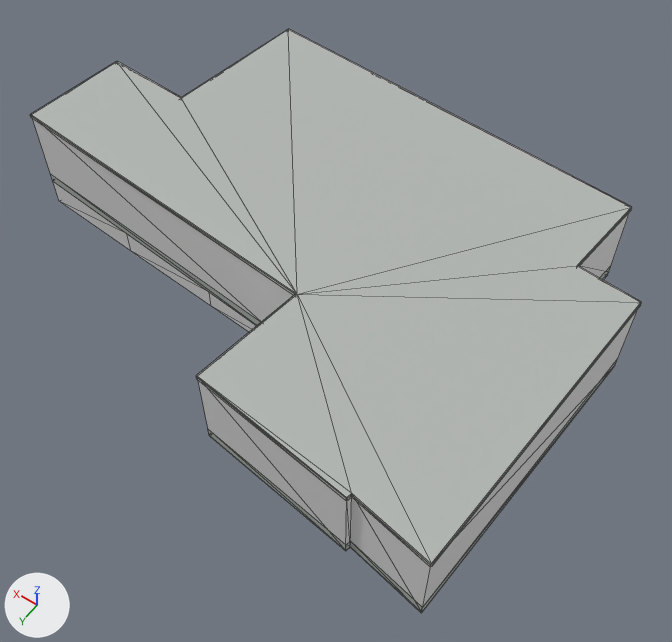
A saved change to the glTF model public/models/buildings/osm-way-166375027.glb.
The view is the same before and after, from a 50 mm camera at (-12.5, 15.7, 23.2) aimed at (-1.8, 0.8, -0.3). The lights are fixed; the arrows at lower left show +X, +Y and +Z. The older version comes first. Mesh edges are drawn as thin lines. Where no turn or scale is listed for an object, it has been applied to the vertices. Vertices at exactly the same position are counted once.

In view in the first picture: 'building foundation 166375027', 'reality 166375027 near reality aged pale plaster', 'reality 166375027 near reality concrete plinth', 'reality 166375027 near reality flat weathered roof', 'reality 166375027 near reality pale aluminum sill'.
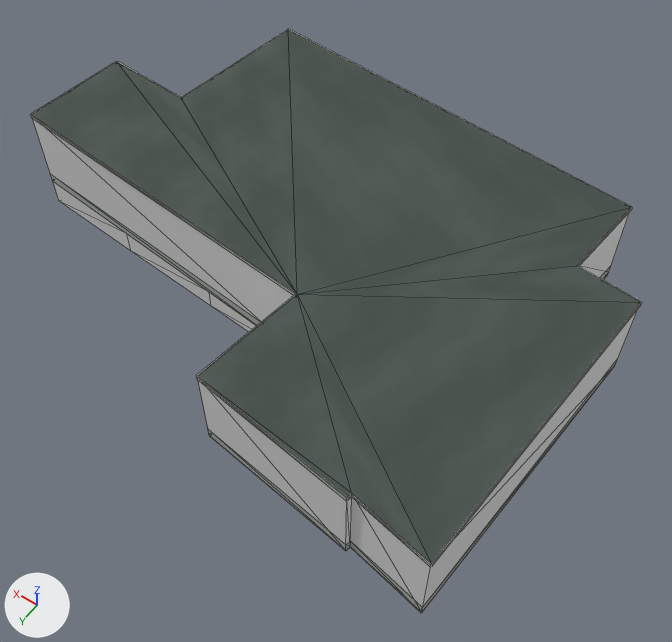
Pixel boxes [x1, y1, x2, y2] of what changed, in the pictures (672 x 642 px):
'reality 166375027 near reality flat weathered roof', surface changed (darker)
    both: [32, 29, 641, 563]
part 1 of me_reality_166375027_near_reality_pale_aluminum_sill, built on
    both: [30, 29, 641, 566]

Edits to the bpy script that builds the scene:
```text
Add img_roof_color:
    img_roof_color = load_image('roof-color', 'textures/1de3d7bb6546b7423004abcc0fb627c4d0c6ad03316b21d76a93f9bf4f470ca6.png', 256, 256, 'sRGB')
Change mat_reality_flat_weathered_roof:
    remove mat_reality_flat_weathered_roof.base_color = (0.451, 0.475, 0.455)  # grey #b3b7b4
    add mat_reality_flat_weathered_roof.texture = img_roof_color
Change me_reality_166375027_near_reality_pale_aluminum_sill:
    used by ob_reality_166375027_near_reality_pale_aluminum_sill; location = (0.0, 0.0, 0.0)
    remove me_reality_166375027_near_reality_pale_aluminum_sill.from_pydata(...)  # 48 vertices, 24 faces; spans x -9.9..10.0, y -7.1..7.4, z 2.9..3.0
    add me_reality_166375027_near_reality_pale_aluminum_sill.from_pydata(...)  # 60 vertices, 48 faces; spans x -9.9..10.0, y -7.1..7.4, z 2.9..3.0
    me_reality_166375027_near_reality_pale_aluminum_sill part 1
    23 faces are deleted
    12 vertices are added at x -9.9..9.9, y -7.1..7.3, z 3.0
    47 new faces join them
```
